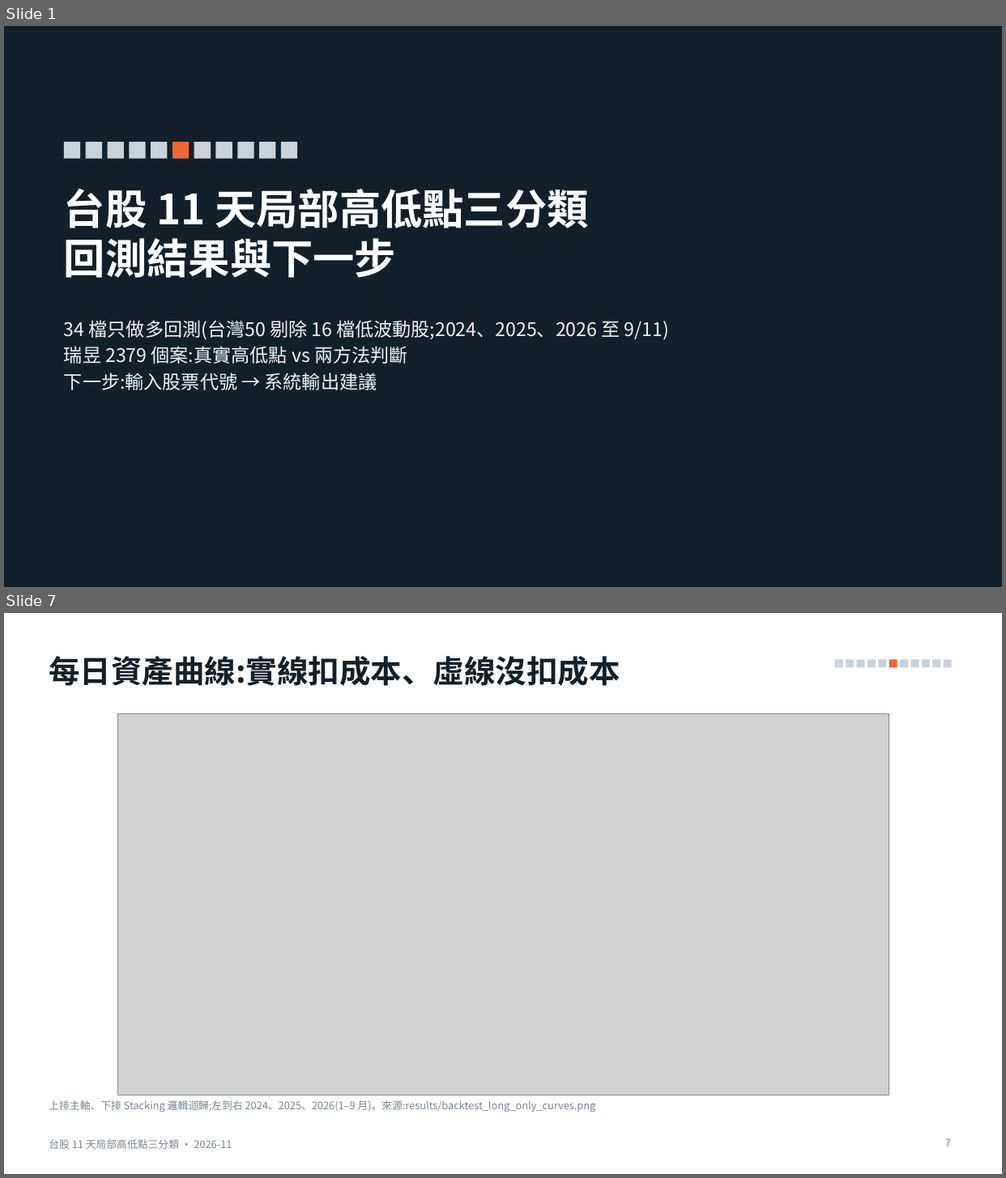
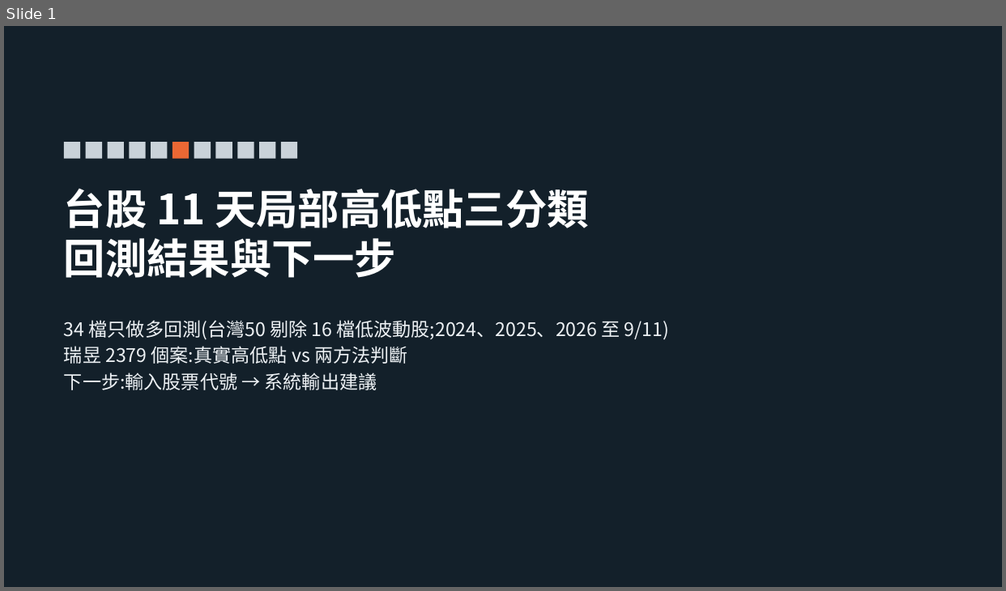
Before and after one commit to alextixu/fcukproject, a slide deck: method_kline_peak/report/kline_peak_report.pptx. Shown one above the other, each under a label of ours: slides 1 and 7 before the commit, slide 1 after it; the slides between them are not shown. The pictures are 1006x1178 and 1006x591 pixels, drawn with LibreOffice and Linux fonts; fonts in the diff are those of the drawing; grey boxes stand for pictures. Boxes give left, top, right and bottom in pixels: in the first picture for what was removed or moved away, otherwise in the second. Text is boxed around its words. In the diff, an @@ line names an element or a change of style, - is before the commit and + after.

```diff
--- a/method_kline_peak/report/kline_peak_report.pptx
+++ b/method_kline_peak/report/kline_peak_report.pptx
@@ slide 7 removed at box(4, 613, 1002, 1174), background #FFFFFF @@
@@ title removed at box(49, 656, 620, 686) @@
-每日資產曲線:實線扣成本、虛線沒扣成本
@@ rectangle removed at box(835, 659, 843, 667) @@
@@ rectangle removed at box(846, 659, 854, 667) @@
@@ rectangle removed at box(857, 659, 865, 667) @@
@@ rectangle removed at box(868, 659, 876, 667) @@
@@ rectangle removed at box(879, 659, 887, 667) @@
@@ rectangle removed at box(889, 659, 897, 667) @@
@@ rectangle removed at box(900, 659, 908, 667) @@
@@ rectangle removed at box(911, 659, 919, 667) @@
@@ rectangle removed at box(922, 659, 930, 667) @@
@@ rectangle removed at box(932, 659, 940, 667) @@
@@ rectangle removed at box(944, 659, 952, 667) @@
@@ picture removed at box(117, 714, 889, 1095) @@
@@ text removed at box(49, 1101, 595, 1112) @@
-上排主軸、下排 Stacking 邏輯迴歸;左到右 2024、2025、2026(1–9 月)。來源:results/backtest_long_only_curves.png
@@ text removed at box(49, 1139, 232, 1149) @@
-台股 11 天局部高低點三分類 · 2026-11
@@ page number removed at box(945, 1139, 951, 1147) @@
-7
```
Also in this commit, not shown: 5 slides changed, 4 other slides removed, 1 other file.
